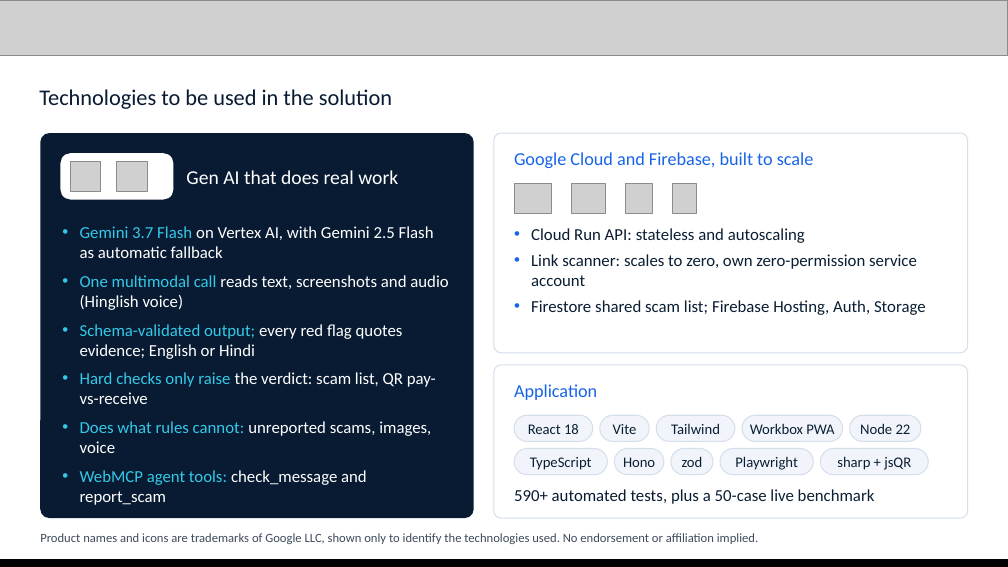
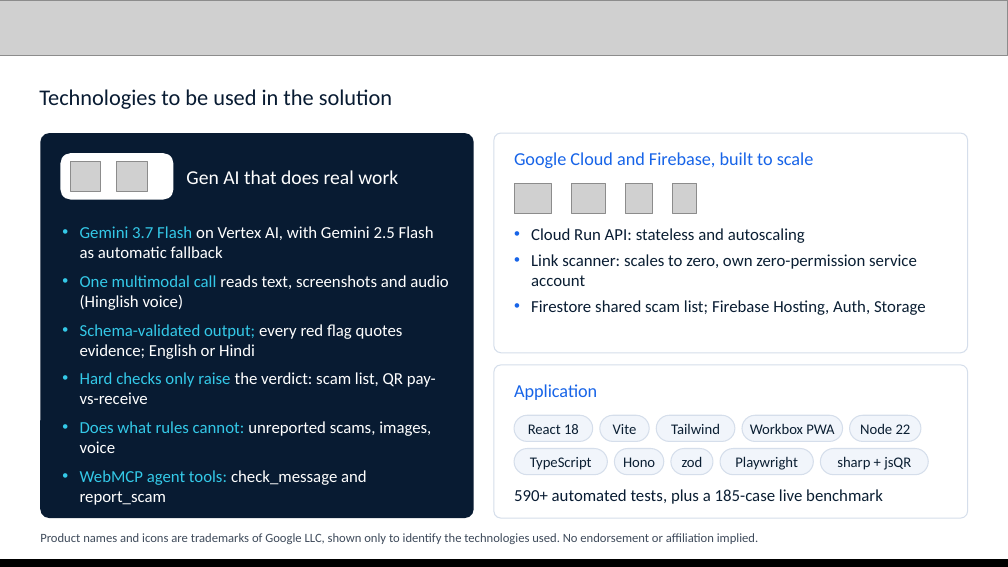
Before and after one commit to Namans12/scam-shield, a slide deck: slide 9 of docs/submission/Scam-Shield-deck.pptx. Drawn at 1008x567 pixels with LibreOffice and Linux fonts; fonts in the diff are those of the drawing; grey boxes stand for pictures. Boxes give left, top, right and bottom in pixels: in the first picture for what was removed or moved away, otherwise in the second. Text is boxed around its words. In the diff, an @@ line names an element or a change of style, - is before the commit and + after.

```diff
--- a/docs/submission/Scam-Shield-deck.pptx
+++ b/docs/submission/Scam-Shield-deck.pptx
@@ text at (514, 489, 883, 504): text changed @@
-590+ automated tests, plus a 50-case live benchmark
+590+ automated tests, plus a 185-case live benchmark
```
Also in this commit, not shown: 4 other slides changed, 3 other files.
